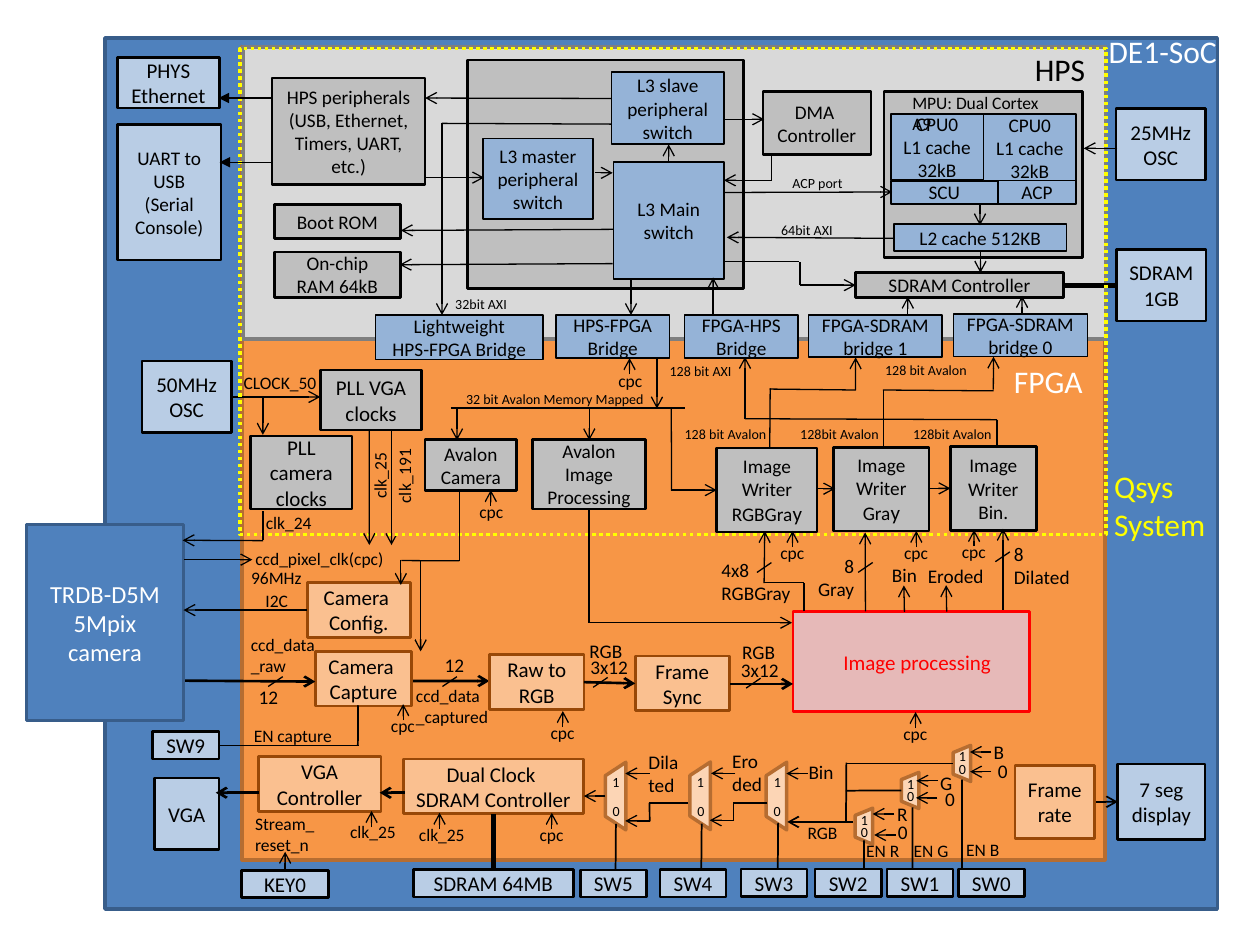
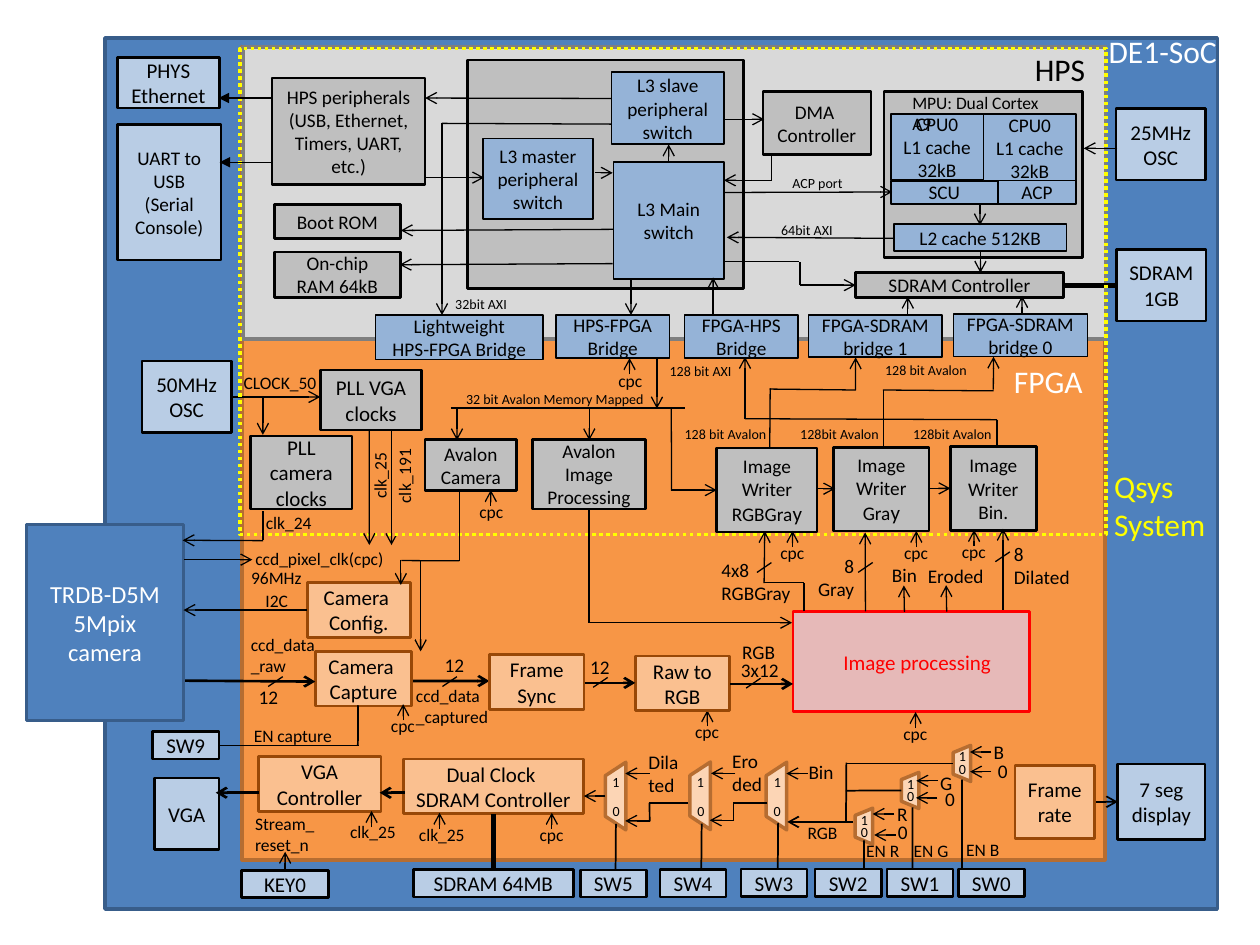
Before and after one commit to UviDTE-UviSpace/uvispace-documentation, a slide deck: slide 1 of docs/_static/fpga-camera-figs/fpga-diagram-complete.pptx. Drawn at 1260x945 pixels with LibreOffice and Linux fonts; fonts in the diff are those of the drawing. Boxes give left, top, right and bottom in pixels: in the first picture for what was removed or moved away, otherwise in the second. Text is boxed around its words. In the diff, an @@ line names an element or a change of style, - is before the commit and + after.

```diff
--- a/docs/_static/fpga-camera-figs/fpga-diagram-complete.pptx
+++ b/docs/_static/fpga-camera-figs/fpga-diagram-complete.pptx
@@ rectangle "Frame Sync": place and size @@
-rectangle "Frame Sync" at [635, 656, 730, 711]
+rectangle "Frame Sync" at [490, 655, 585, 709]
@@ text removed at [589, 645, 622, 664] @@
-RGB
@@ 1 text, 1 arrow, 1 rectangle: place and size @@
-1 text, 1 arrow, 1 rectangle at [490, 655, 585, 742]
+1 text, 1 arrow, 1 rectangle at [635, 656, 730, 741]
@@ text in rectangle at [510, 663, 564, 709]: text changed @@
-Frame
-Sync
+Frame Sync
@@ text at [590, 661, 609, 679]: text changed @@
-3x12
+12
```
Also in this commit, not shown: 4 other files.
